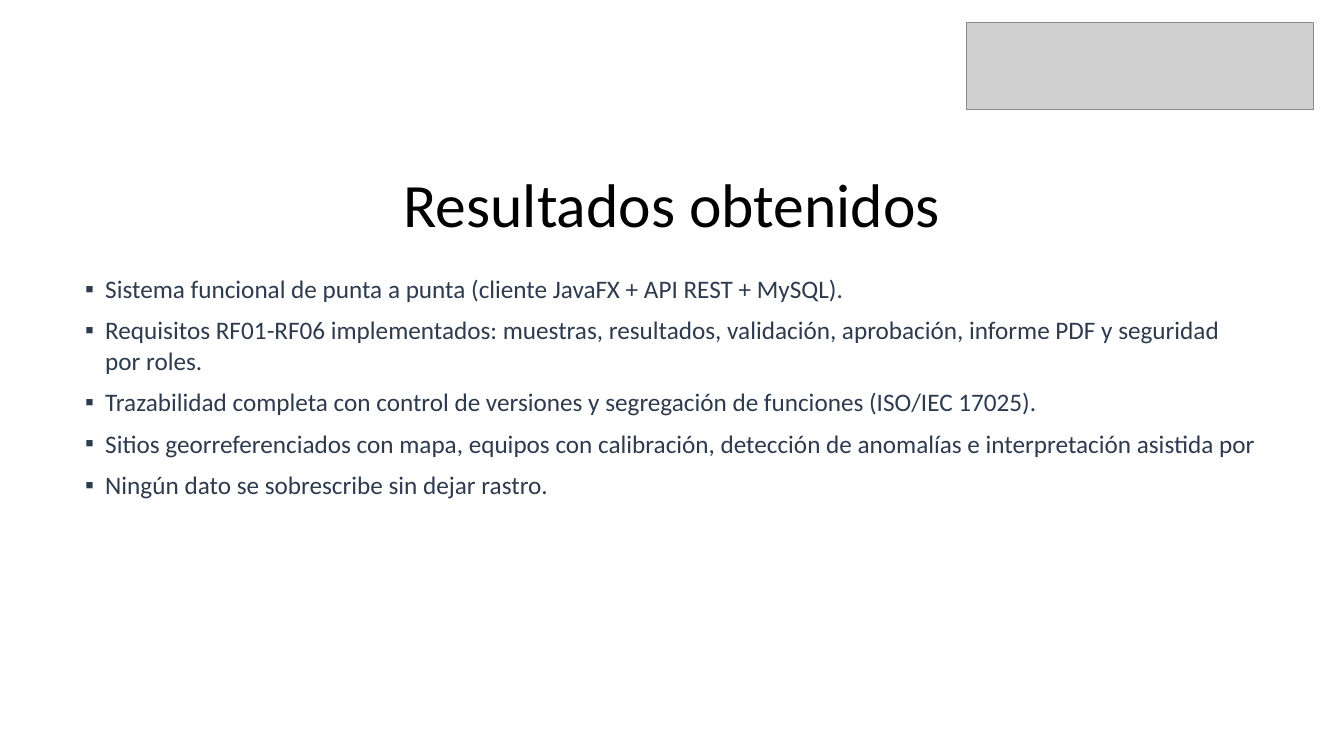
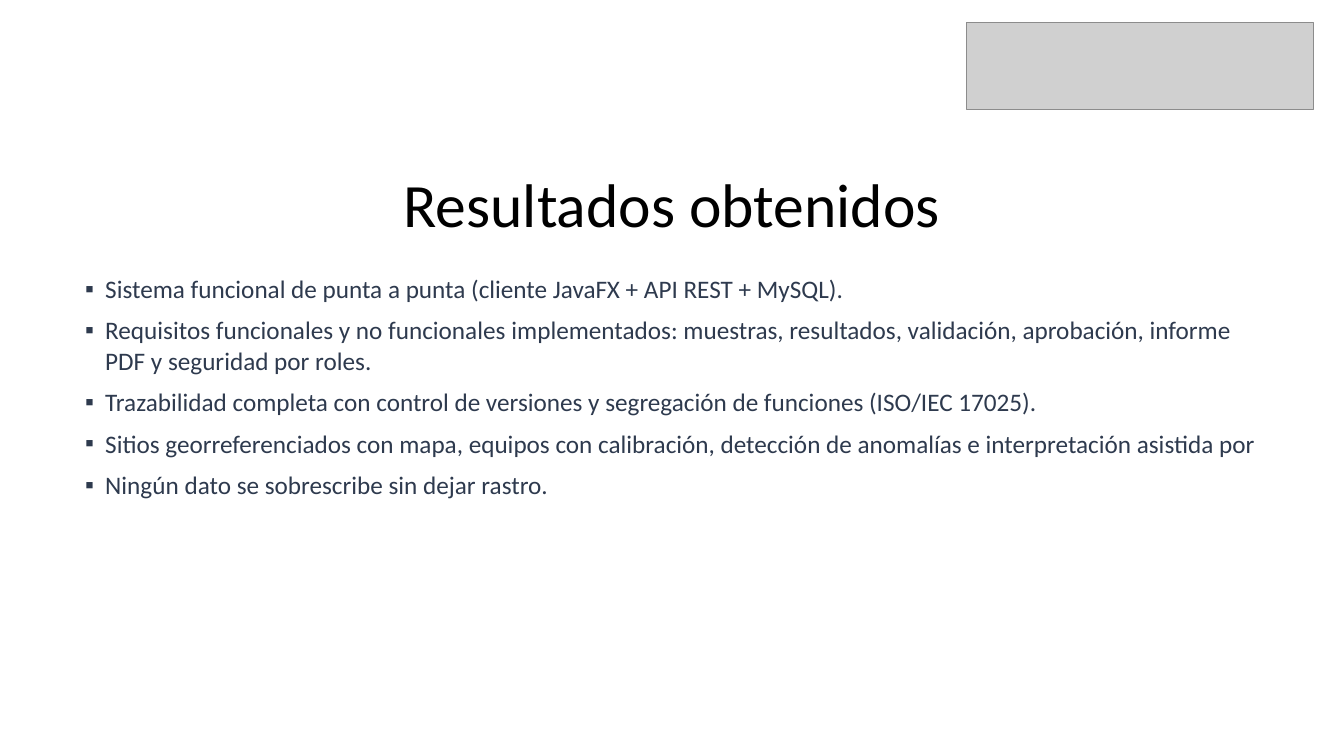
Before and after one commit to NicolasCardenas1/ConectaGo, a slide deck: slide 14 of Fase 3/Evidencias grupales/Presentacion Final del proyecto (Español).pptx. Drawn at 1344x756 pixels with LibreOffice and Linux fonts; fonts in the diff are those of the drawing; grey boxes stand for pictures. Boxes give left, top, right and bottom in pixels: in the first picture for what was removed or moved away, otherwise in the second. Text is boxed around its words. In the diff, an @@ line names an element or a change of style, - is before the commit and + after.

Commit message:
Actualización PPT, Informe APT y reflexión personal
Actualización PPT, Informe APT y reflexión personal

```diff
--- a/Fase 3/Evidencias grupales/Presentacion Final del proyecto (Español).pptx
+++ b/Fase 3/Evidencias grupales/Presentacion Final del proyecto (Español).pptx
@@ text at (x1=105, y1=321, x2=1231, y2=375): text changed @@
-▪ Requisitos RF01-RF06 implementados: muestras, resultados, validación, aprobación, informe PDF y seguridad por roles.
+▪ Requisitos funcionales y no funcionales implementados: muestras, resultados, validación, aprobación, informe PDF y seguridad por roles.
```
Also in this commit, not shown: 4 other slides changed, 5 other files.
